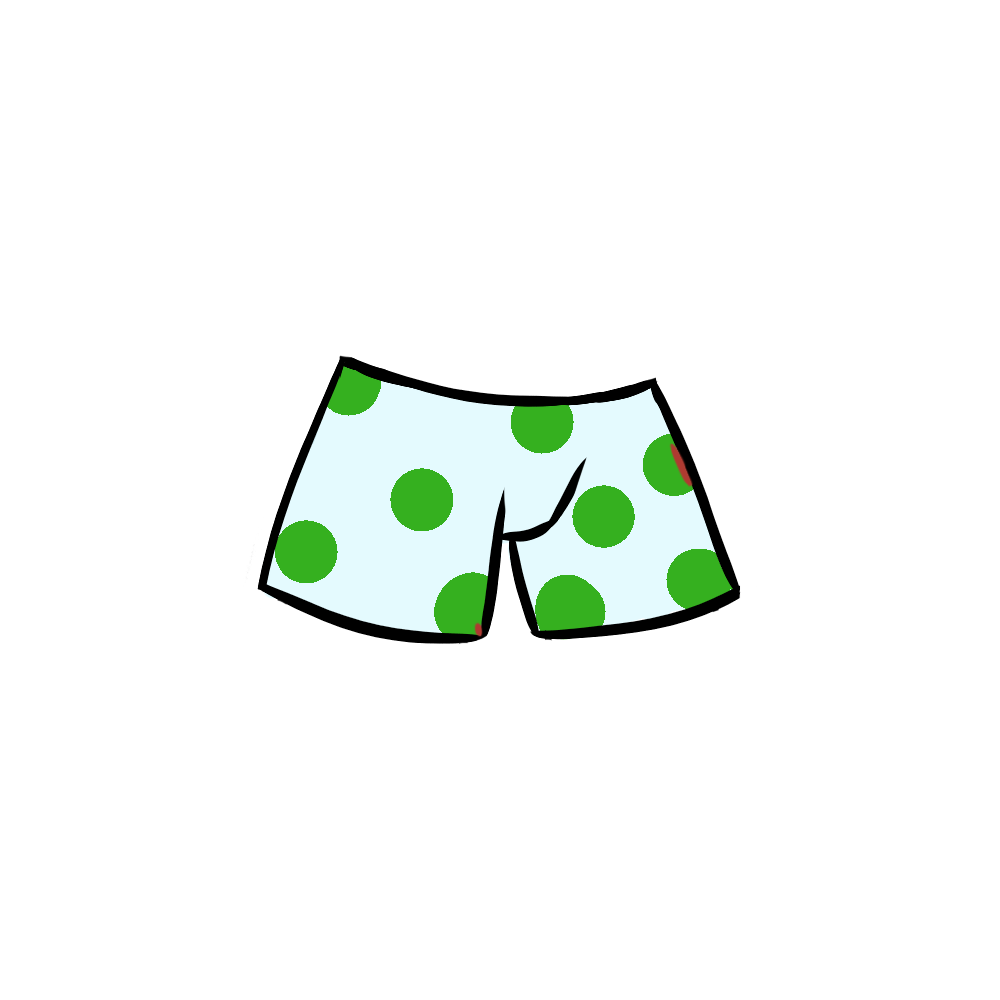
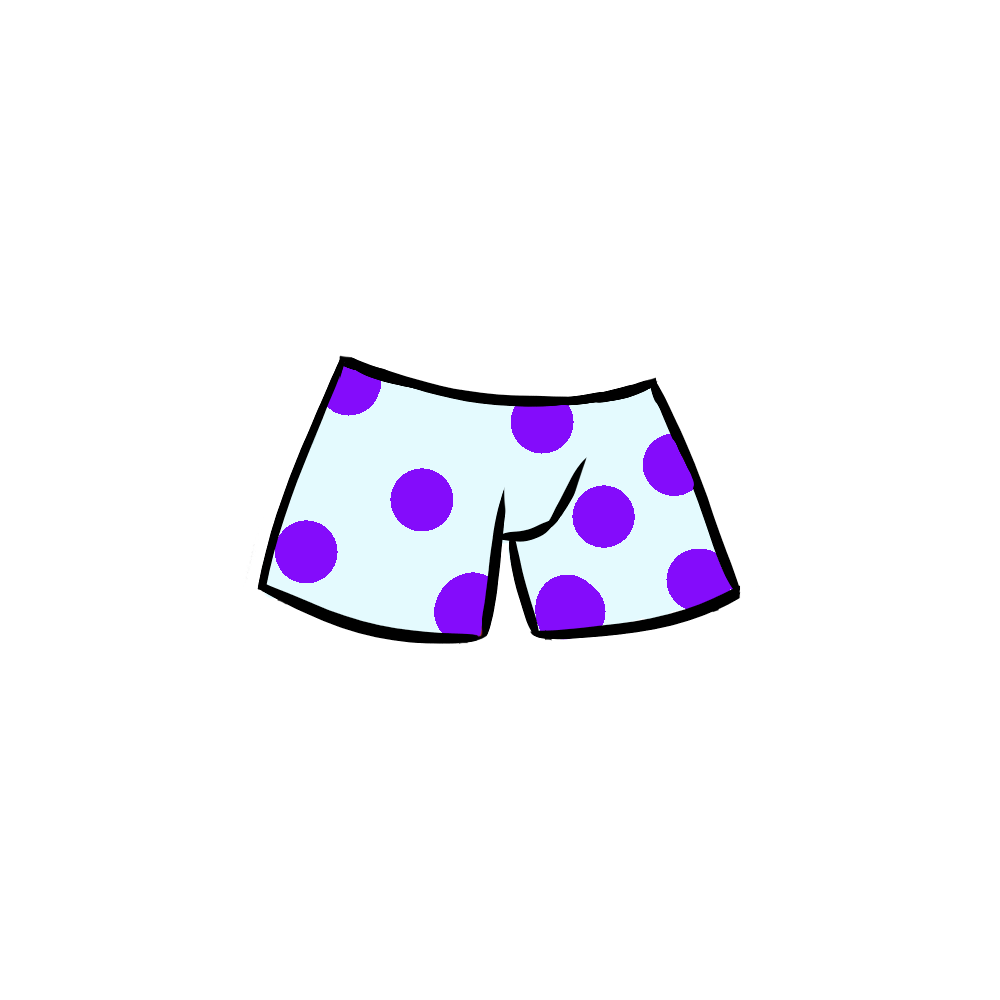
Layered file, before and after one edit (1000 x 1000). Changes by layer:
painted on "Lineart" (4th of 4) over bbox(468, 438, 694, 637)
painted on "Red Circles" over bbox(275, 366, 733, 640)
